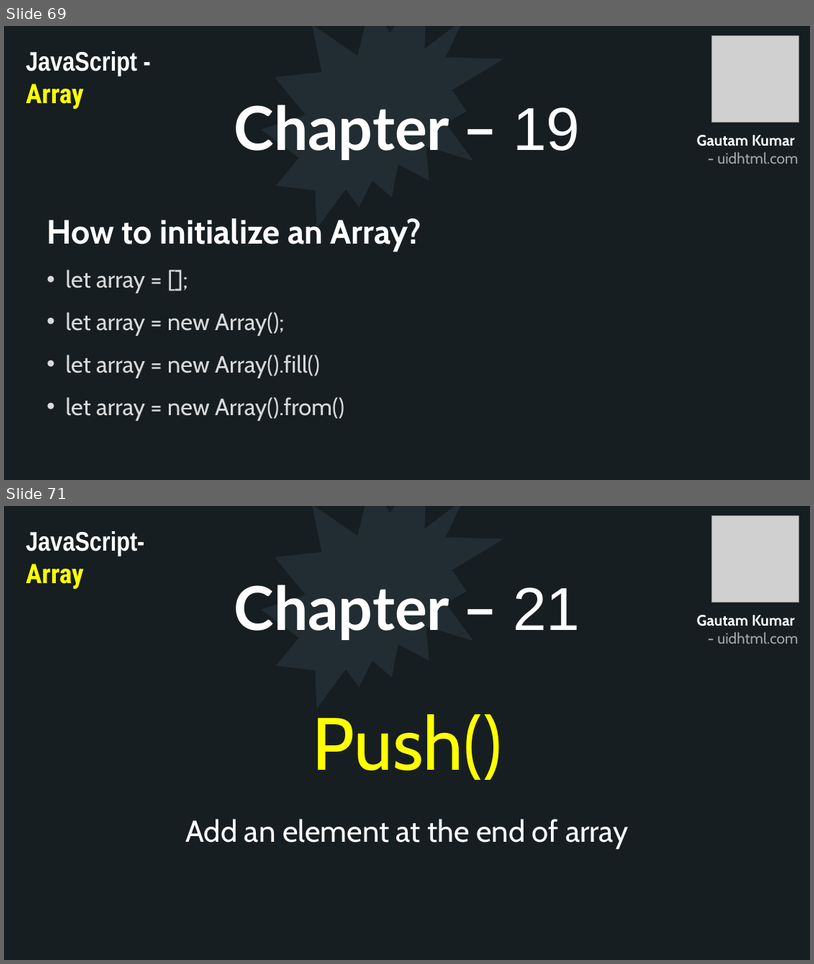
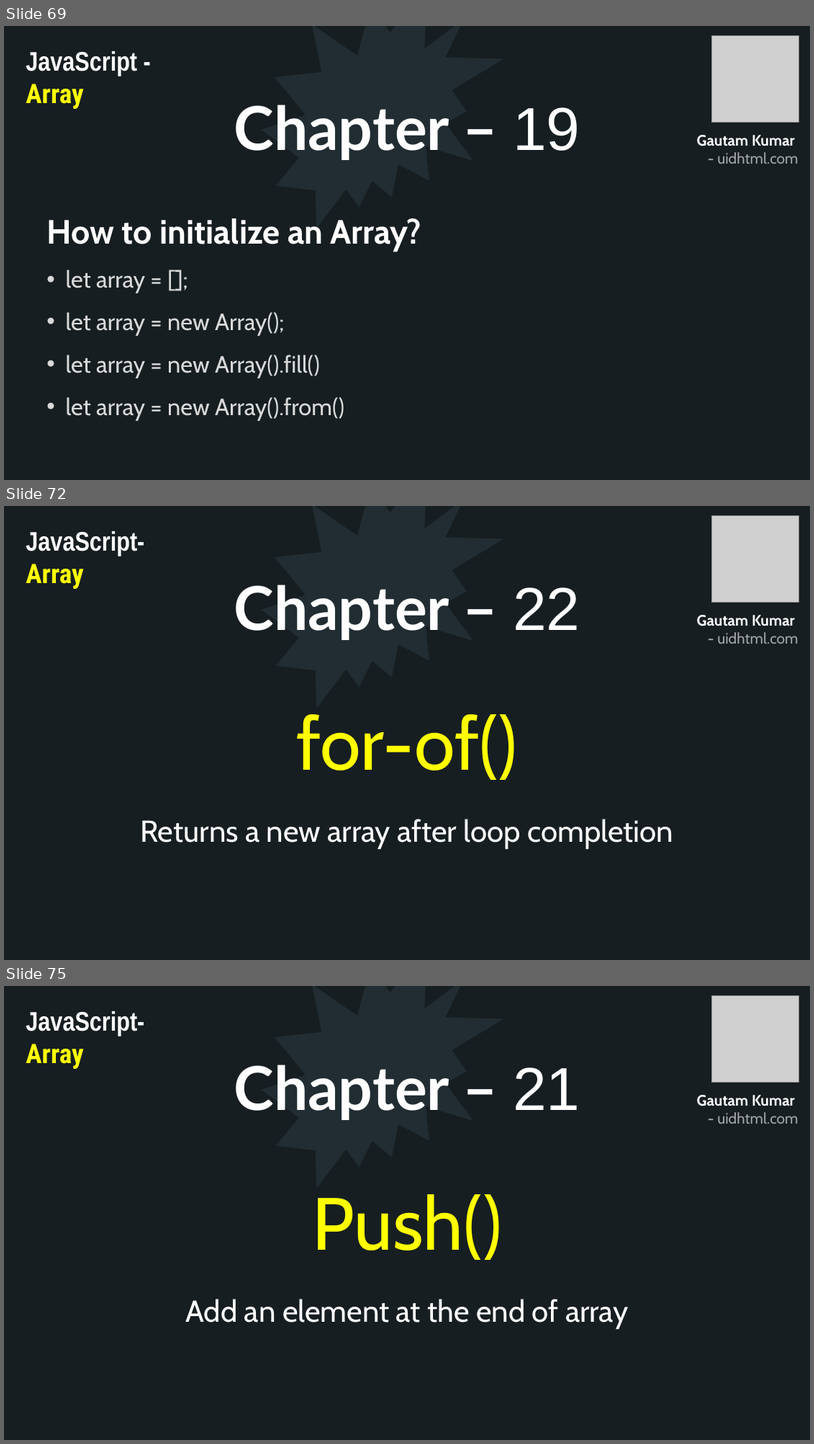
Before and after one commit to uidhtml/javascript-tutorials, a slide deck: Javascript Tutorials.pptx. Shown one above the other, each under a label of ours: slides 69 and 71 before the commit, slides 69, 72 and 75 after it; the slides between them are not shown. The pictures are 814x964 and 814x1444 pixels, drawn with LibreOffice and Linux fonts; fonts in the diff are those of the drawing; grey boxes stand for pictures. Boxes give left, top, right and bottom in pixels: in the first picture for what was removed or moved away, otherwise in the second. Text is boxed around its words. In the diff, an @@ line names an element or a change of style, - is before the commit and + after.

Commit message:
Added chapter 20 traditional loops

```diff
--- a/Javascript Tutorials.pptx
+++ b/Javascript Tutorials.pptx
@@ slide 72 added at [4,506,810,960], background #2C3C43; not listed: 10 template elements that a slide beside it also shows @@
@@ rectangle added at [4,506,810,960], fill #161E22 @@
@@ irregular seal added at [262,506,504,708], fill #212D32 @@
@@ picture added at [712,515,800,602] @@
@@ text added at [26,531,144,589], 32 pt, text #FFFFFF, bold @@
+JavaScript- Array
@@ title added at [234,584,580,640], 72 pt, text #FFFFFF, bold @@
+Chapter – 22
@@ text added at [697,615,798,644], 18 pt, text #A6A6A6, bold @@
+Gautam Kumar
+- uidhtml.com
@@ text added at [297,714,518,780], 88 pt, text #FFFF00 @@
+for-of()
@@ text added at [140,818,674,849], 36 pt, text #FFFFFF @@
+Returns a new array after loop completion
@@ what was slide 71 is now slide 75 @@
```
Also in this commit, not shown: 1 slide changed, 3 other slides added, 8 other files.
